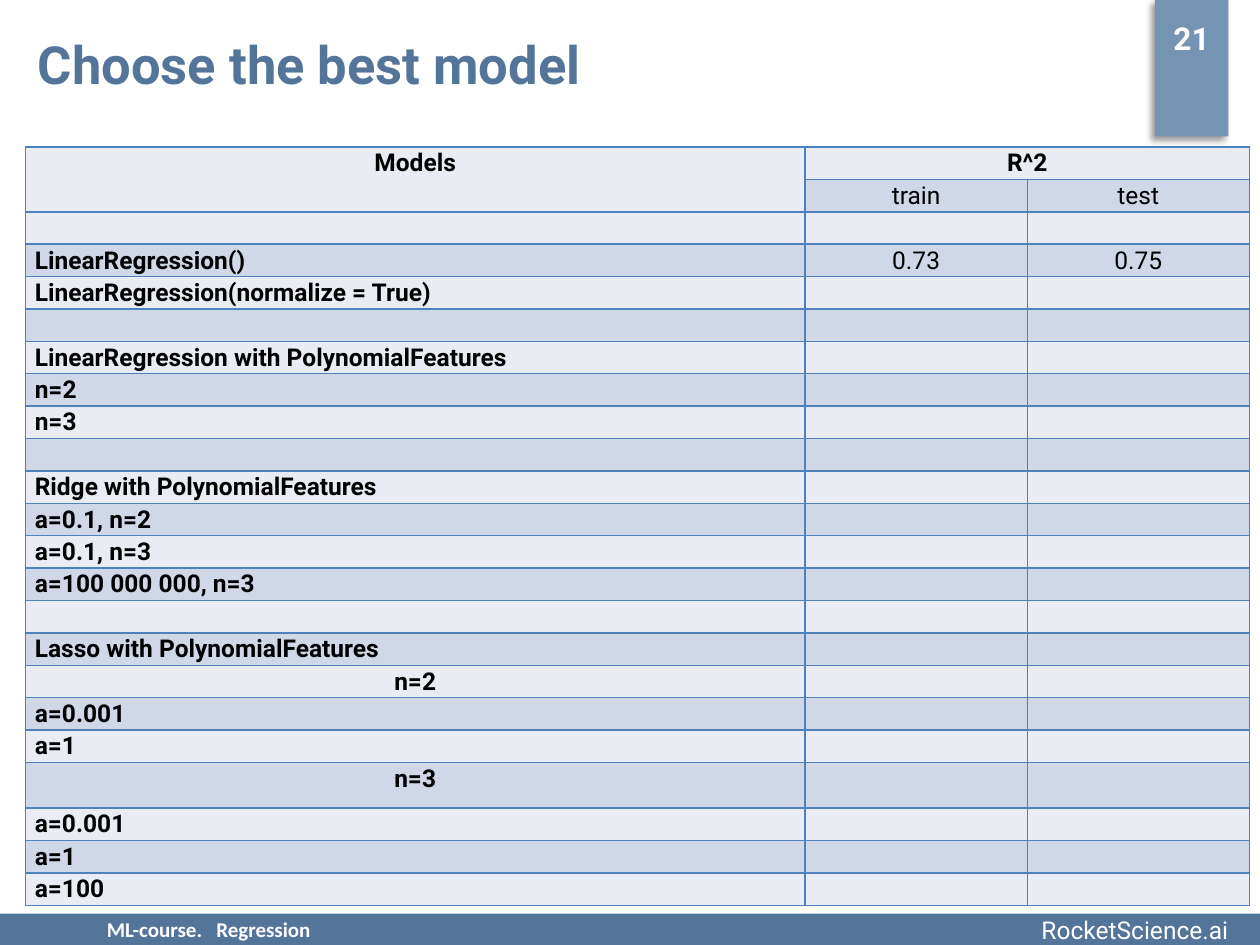
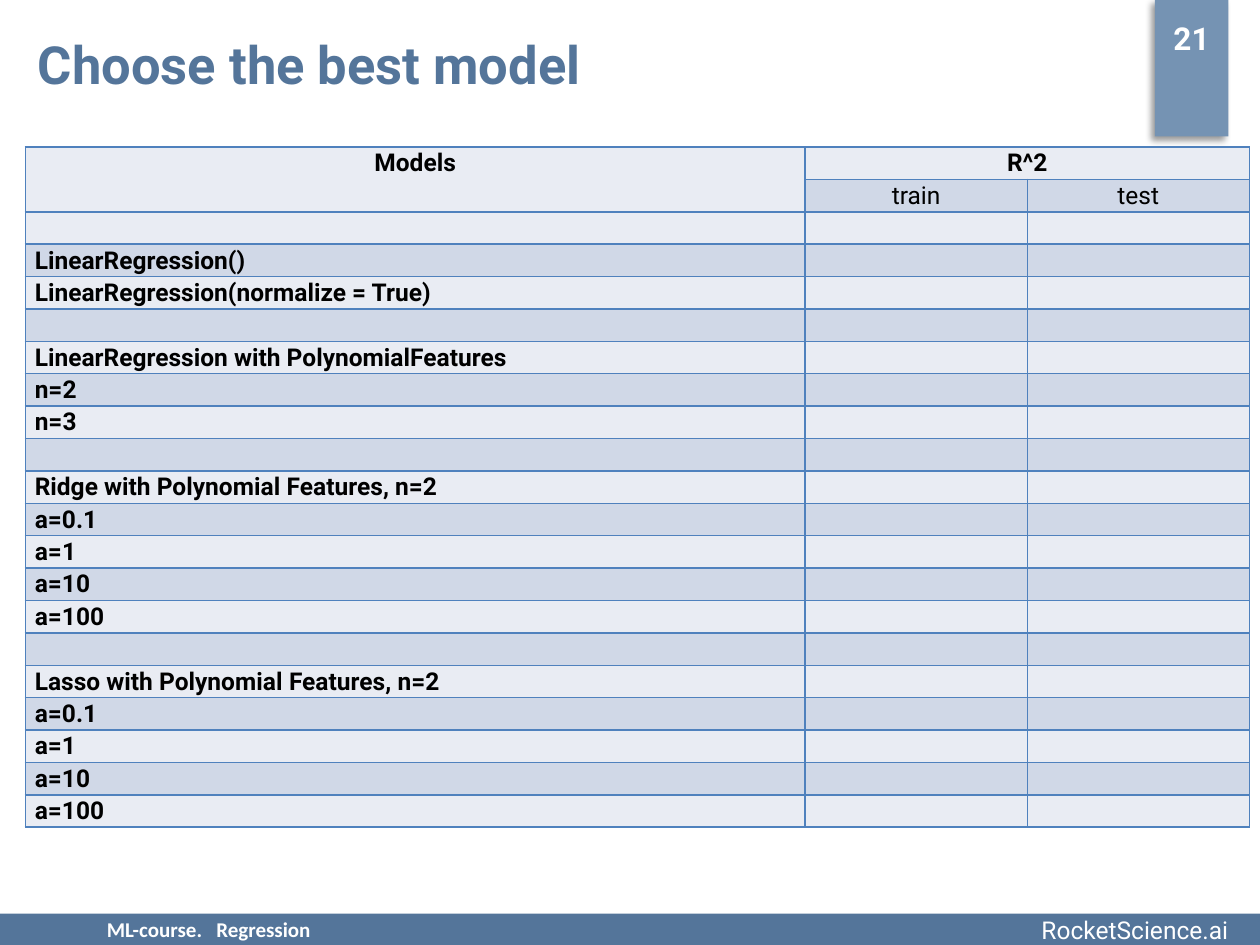
Before and after one commit to rjaffk/tensorby, a slide deck: slide 21 of lecture_regression/presentation/lecture_regression.pptx. Drawn at 1260x945 pixels with LibreOffice and Linux fonts; fonts in the diff are those of the drawing; background and template pictures are left out. Boxes give left, top, right and bottom in pixels: in the first picture for what was removed or moved away, otherwise in the second. Text is boxed around its words. In the diff, an @@ line names an element or a change of style, - is before the commit and + after.

```diff
--- a/lecture_regression/presentation/lecture_regression.pptx
+++ b/lecture_regression/presentation/lecture_regression.pptx
@@ table at [25, 147, 1249, 828] @@
-row 4, column 2: 0.73
+row 4, column 2: 
-row 4, column 3: 0.75
+row 4, column 3: 
-row 11: Ridge with PolynomialFeatures |  | 
-row 12: a=0.1, n=2 |  | 
-row 13: a=0.1, n=3 |  | 
-row 14: a=100 000 000, n=3 |  | 
+row 11: Ridge with Polynomial Features, n=2 |  | 
+row 12: a=0.1 |  | 
+row 13: a=1 |  | 
+row 14: a=10 |  | 
+row 15: a=100 |  | 
-row 16: Lasso with PolynomialFeatures |  | 
-row 17: n=2 |  | 
-row 18: a=0.001 |  | 
+row 17: Lasso with Polynomial Features, n=2 |  | 
+row 18: a=0.1 |  | 
-row 20: n=3 |  | 
-row 21: a=0.001 |  | 
-row 22: a=1 |  | 
+row 20: a=10 |  | 
```
Also in this commit, not shown: 1 other file.
